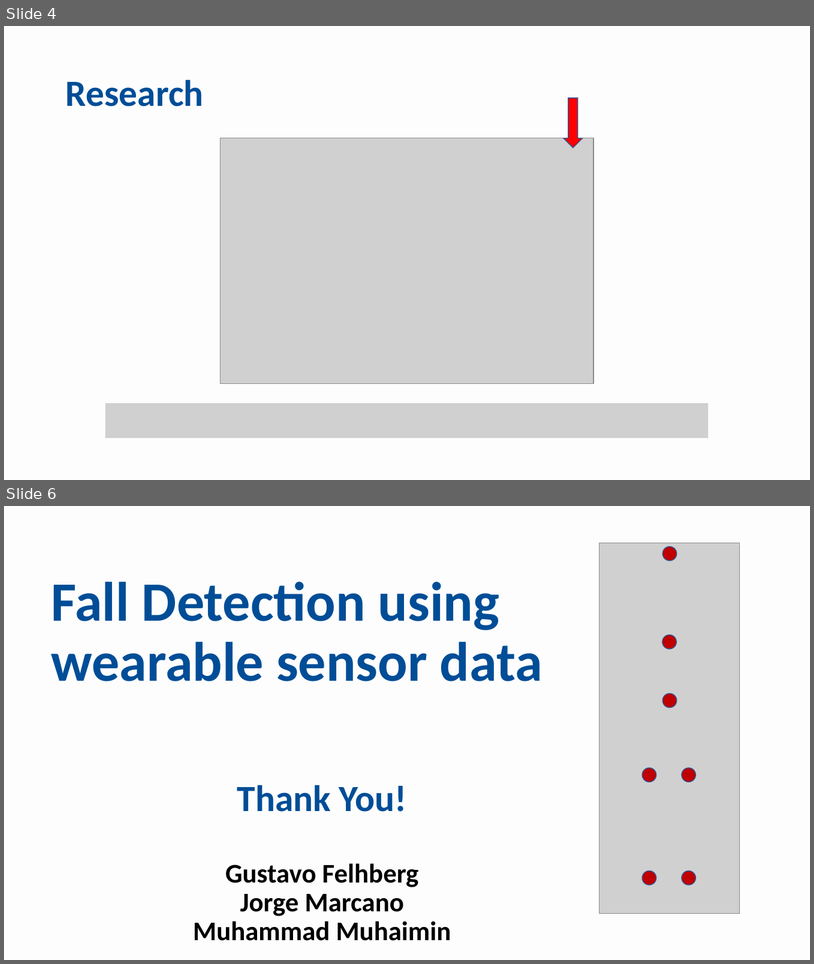
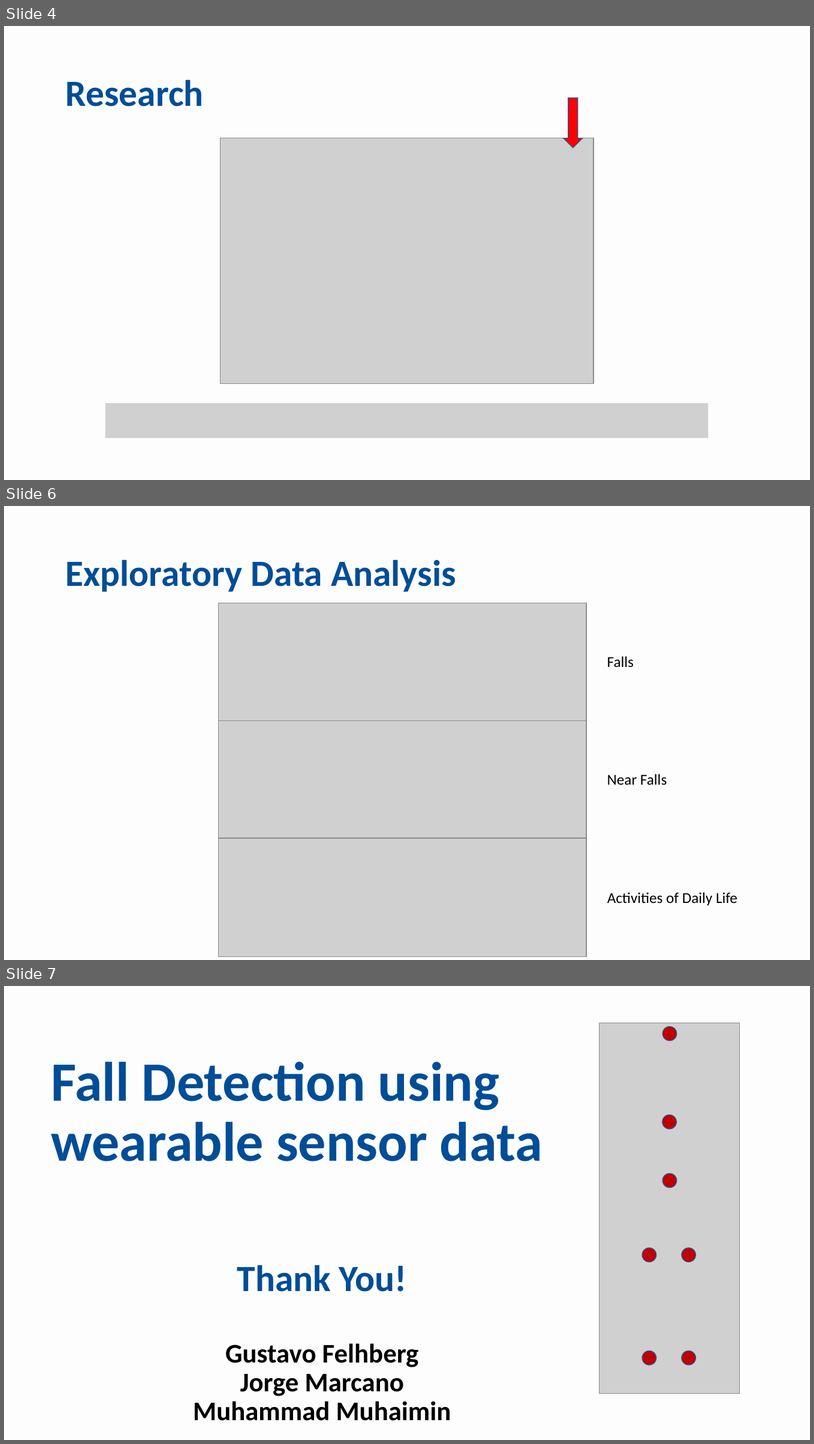
Before and after one commit to mdrmuhaimin/BigData2, a slide deck: docs/FallDetection.pptx. Shown one above the other, each under a label of ours: slides 4 and 6 before the commit, slides 4, 6 and 7 after it; the slides between them are not shown. The pictures are 814x964 and 814x1444 pixels, drawn with LibreOffice and Linux fonts; fonts in the diff are those of the drawing; grey boxes stand for pictures. Boxes give left, top, right and bottom in pixels: in the first picture for what was removed or moved away, otherwise in the second. Text is boxed around its words. In the diff, an @@ line names an element or a change of style, - is before the commit and + after.

```diff
--- a/docs/FallDetection.pptx
+++ b/docs/FallDetection.pptx
@@ slide 6 added at (4,506,810,960), background #FDFDFD @@
@@ title added at (65,559,456,592), 44 pt, text #004D97, bold @@
+Exploratory Data Analysis
@@ picture added at (219,603,587,721) @@
@@ text added at (608,656,634,667), 18 pt, text #000000 @@
+Falls
@@ picture added at (219,720,587,838) @@
@@ text added at (608,774,667,785), 18 pt, text #000000 @@
+Near Falls
@@ picture added at (219,838,587,957) @@
@@ text added at (608,892,738,905), 18 pt, text #000000 @@
+Activities of Daily Life
@@ what was slide 6 is now slide 7 @@
```
Also in this commit, not shown: 1 slide changed.
